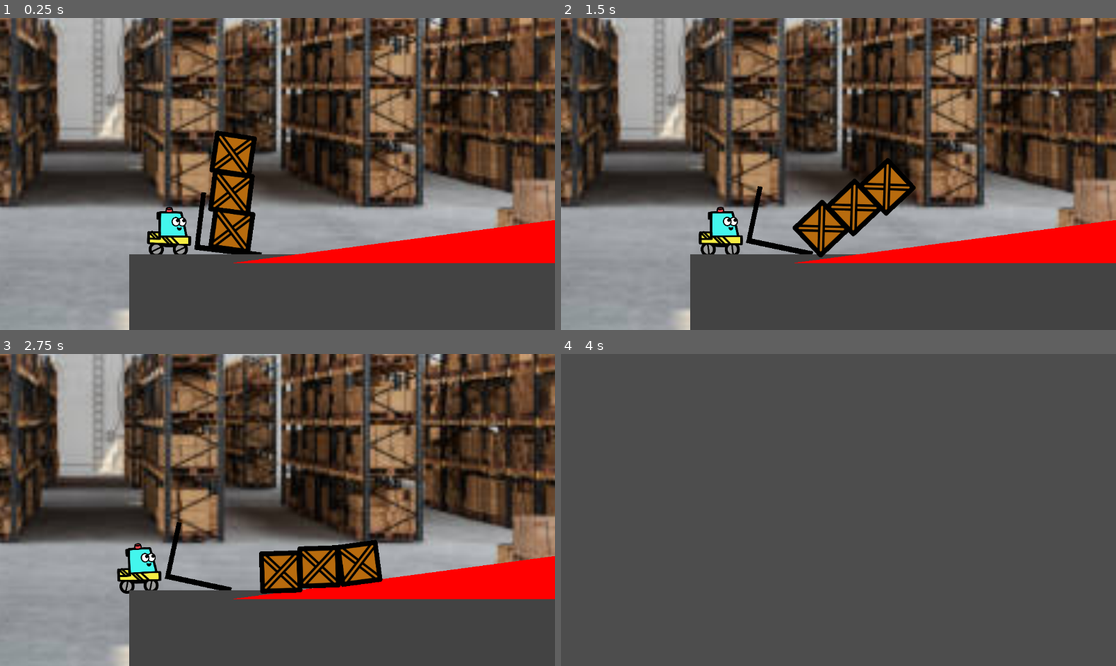
Above: before the commit, frames 1-4 (two rows, left to right).
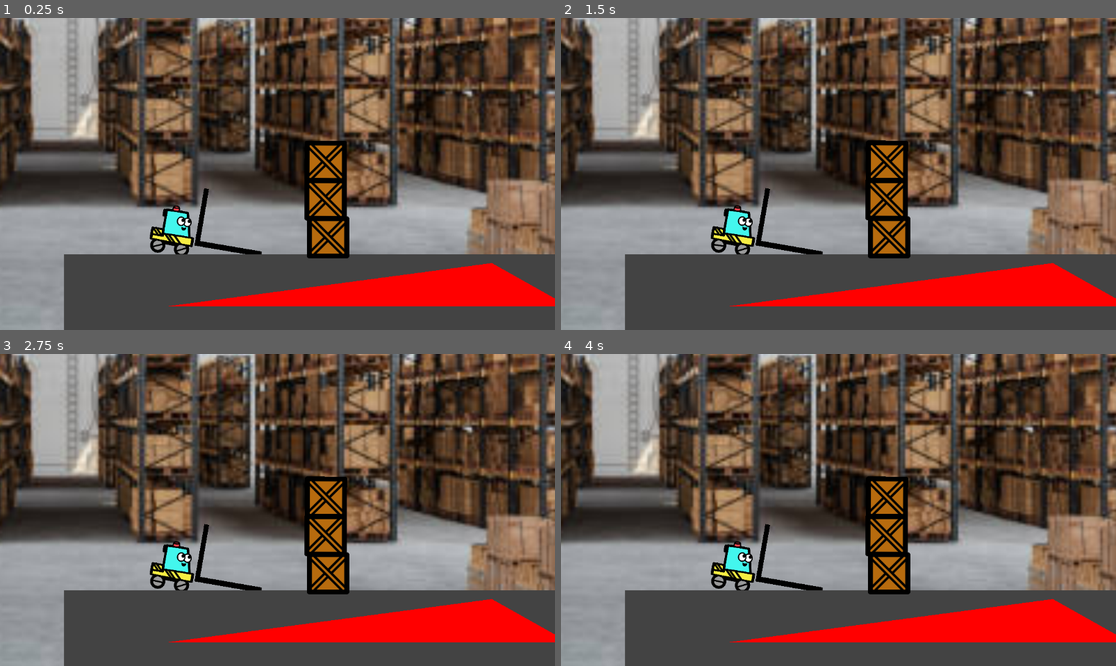
Above: after the commit, the same moments.

Repository: CourtlandCrouchet/OneTrip
Game: Godot game, scene res://Scenes/main.tscn
The game is run twice, just before and just after one commit, with the same random seed, the same clock (stepped at 60 frames per second) and the same inputs.
Inputs:
- Up to frame 1 (0.25 s): no input
- Up to frame 2 (1.5 s): hold E (rotate_right, bound only after the commit) 0.53-1.28 s; hold Q (rotate_left, bound only after the commit) from 1.28 s (still down)
- Up to frame 3 (2.75 s): release Q (rotate_left, bound only after the commit) at 2.03 s; hold E (rotate_right, bound only after the commit) from 2.03 s (still down)
- Up to frame 4 (4 s): release E (rotate_right, bound only after the commit) at 3.53 s; hold Q (rotate_left, bound only after the commit) from 3.53 s (still down)

The runs differ from the first frame. In frame 1, 56% of the frame differs, in the area x 0-100%, y 0-100%; in frame 2, 56%; in frame 3, 57%; in frame 4, 77%.

Commit message:
Fixed it :)

Diff:
--- a/Scenes/arm.tscn
+++ b/Scenes/arm.tscn
@@ -1,40 +1,29 @@
-[gd_scene load_steps=6 format=3 uid="uid://curu24h07whn7"]
+[gd_scene load_steps=4 format=3 uid="uid://curu24h07whn7"]
 
 [sub_resource type="PhysicsMaterial" id="PhysicsMaterial_s0kvt"]
 absorbent = true
 
-[sub_resource type="RectangleShape2D" id="RectangleShape2D_xiy7i"]
-size = Vector2(2, 24)
-
-[sub_resource type="Gradient" id="Gradient_ruc5e"]
+[sub_resource type="Gradient" id="Gradient_fdbr6"]
 offsets = PackedFloat32Array(0)
 colors = PackedColorArray(0, 0, 0, 1)
 
 [sub_resource type="GradientTexture1D" id="GradientTexture1D_ksknm"]
-gradient = SubResource("Gradient_ruc5e")
-
-[sub_resource type="RectangleShape2D" id="RectangleShape2D_mqrgc"]
-size = Vector2(28, 2)
+gradient = SubResource("Gradient_fdbr6")
 
 [node name="Arm" type="RigidBody2D"]
 position = Vector2(0, -3)
-mass = 0.2
+mass = 5.0
 physics_material_override = SubResource("PhysicsMaterial_s0kvt")
-
-[node name="VCollisionShape2D" type="CollisionShape2D" parent="."]
-position = Vector2(1, -9)
-shape = SubResource("RectangleShape2D_xiy7i")
 
 [node name="VSprite2D" type="Sprite2D" parent="."]
 position = Vector2(0.999999, -9)
 scale = Vector2(0.00781251, 24)
 texture = SubResource("GradientTexture1D_ksknm")
 
-[node name="HCollisionShape2D2" type="CollisionShape2D" parent="."]
-position = Vector2(14, 2)
-shape = SubResource("RectangleShape2D_mqrgc")
-
 [node name="HSprite2D" type="Sprite2D" parent="."]
 position = Vector2(14, 2)
 scale = Vector2(0.109375, 2.25)
 texture = SubResource("GradientTexture1D_ksknm")
+
+[node name="CollisionPolygon2D" type="CollisionPolygon2D" parent="."]
+polygon = PackedVector2Array(0, 0, 0, -21, 2, -21, 2, 1, 28, 1, 28, 3, 0, 3)
--- a/Scenes/box.tscn
+++ b/Scenes/box.tscn
@@ -3,13 +3,16 @@
 [ext_resource type="Texture2D" uid="uid://bgveym5k01bch" path="res://Sprites/slice2.svg" id="1_i6bum"]
 
 [sub_resource type="PhysicsMaterial" id="PhysicsMaterial_h3ibi"]
+friction = 100.0
 absorbent = true
 
 [sub_resource type="RectangleShape2D" id="RectangleShape2D_3kqoj"]
 size = Vector2(16, 16)
 
 [node name="Box" type="RigidBody2D"]
+mass = 0.1
 physics_material_override = SubResource("PhysicsMaterial_h3ibi")
+can_sleep = false
 
 [node name="Sprite2D" type="Sprite2D" parent="."]
 scale = Vector2(0.125, 0.125)
--- a/Scenes/main.tscn
+++ b/Scenes/main.tscn
@@ -40,8 +40,8 @@
 polygon = PackedVector2Array(312, -48, 320, -48, 320, -8, 312, -8)
 
 [node name="Player" parent="." instance=ExtResource("2_1okup")]
-position = Vector2(16, 8)
-mass = 30.0
+position = Vector2(43, 8)
+mass = 50.0
 
 [node name="Camera2D" type="Camera2D" parent="Player"]
 position = Vector2(45, -20)
@@ -60,13 +60,13 @@
 position = Vector2(0, 22)
 
 [node name="Hill" parent="." instance=ExtResource("4_blmfu")]
-position = Vector2(42, 25)
+position = Vector2(42, 43)
 
 [node name="Box3" parent="." instance=ExtResource("3_nybnc")]
-position = Vector2(39, -37)
+position = Vector2(108, -32)
 
 [node name="Box2" parent="." instance=ExtResource("3_nybnc")]
-position = Vector2(39, -19)
+position = Vector2(108, -14)
 
 [node name="Box" parent="." instance=ExtResource("3_nybnc")]
-position = Vector2(40, 0)
+position = Vector2(109, 5)
--- a/Scenes/player.tscn
+++ b/Scenes/player.tscn
@@ -1,7 +1,6 @@
-[gd_scene load_steps=10 format=3 uid="uid://b0lcnp5xrh7j6"]
+[gd_scene load_steps=11 format=3 uid="uid://b0lcnp5xrh7j6"]
 
 [ext_resource type="Script" path="res://Scripts/player.gd" id="1_n61yp"]
-[ext_resource type="PackedScene" uid="uid://curu24h07whn7" path="res://Scenes/arm.tscn" id="2_ihkd7"]
 [ext_resource type="Texture2D" uid="uid://bqxfxplx645fn" path="res://Sprites/slice3.svg" id="2_kqw2i"]
 [ext_resource type="Texture2D" uid="uid://dbfkn3y6oj0ts" path="res://Sprites/slice1.svg" id="3_q6n6w"]
 
@@ -20,9 +19,18 @@
 [sub_resource type="PhysicsMaterial" id="PhysicsMaterial_kibed"]
 absorbent = true
 
+[sub_resource type="Gradient" id="Gradient_ruc5e"]
+offsets = PackedFloat32Array(0)
+colors = PackedColorArray(0, 0, 0, 1)
+
+[sub_resource type="GradientTexture1D" id="GradientTexture1D_ilwp0"]
+gradient = SubResource("Gradient_ruc5e")
+
 [node name="Player" type="RigidBody2D"]
 mass = 10.0
 physics_material_override = SubResource("PhysicsMaterial_7qnxl")
+center_of_mass_mode = 1
+center_of_mass = Vector2(10, 10)
 script = ExtResource("1_n61yp")
 
 [node name="CollisionShape2D" type="CollisionShape2D" parent="."]
@@ -65,16 +73,21 @@
 node_a = NodePath("../..")
 node_b = NodePath("..")
 
-[node name="Arm" parent="." instance=ExtResource("2_ihkd7")]
-position = Vector2(11, 4)
-
-[node name="PinJoint2D" type="PinJoint2D" parent="Arm"]
-position = Vector2(1.90735e-06, 2)
-node_a = NodePath("../..")
-node_b = NodePath("..")
-angular_limit_enabled = true
-
 [node name="Sprite2D" type="Sprite2D" parent="."]
 position = Vector2(0.240001, 0.4)
 scale = Vector2(0.06, 0.06)
 texture = ExtResource("2_kqw2i")
+
+[node name="CollisionPolygon2D" type="CollisionPolygon2D" parent="."]
+position = Vector2(10, 4)
+polygon = PackedVector2Array(0, 0, 0, -21, 2, -21, 2, 1, 28, 1, 28, 3, 0, 3)
+
+[node name="VSprite2D" type="Sprite2D" parent="."]
+position = Vector2(11, -5)
+scale = Vector2(0.00781251, 24)
+texture = SubResource("GradientTexture1D_ilwp0")
+
+[node name="HSprite2D" type="Sprite2D" parent="."]
+position = Vector2(24, 6)
+scale = Vector2(0.109375, 2.25)
+texture = SubResource("GradientTexture1D_ilwp0")
--- a/Scripts/player.gd
+++ b/Scripts/player.gd
@@ -18,4 +18,12 @@
 	if Input.is_action_pressed("move_right"):
 		input.x += 1
 
+	#if Input.is_action_pressed("rotate_left"):
+		#$Arm.apply_torque(-1000)
+	#elif Input.is_action_pressed("rotate_right"):
+		#$Arm.apply_torque(1000)
+	#else:
+		#$Arm.angular_velocity *= 0.9
+
+
 	apply_force(input.normalized() * movement_force)
--- a/project.godot
+++ b/project.godot
@@ -29,3 +29,13 @@
 , Object(InputEventKey,"resource_local_to_scene":false,"resource_name":"","device":-1,"window_id":0,"alt_pressed":false …(183 unchanged characters)…
 ]
 }
+rotate_left={
+"deadzone": 0.5,
+"events": [Object(InputEventKey,"resource_local_to_scene":false,"resource_name":"","device":-1,"window_id":0,"alt_pressed":false,"shift_pressed":false,"ctrl_pressed":false,"meta_pressed":false,"pressed":false,"keycode":0,"physical_keycode":81,"key_label":0,"unicode":113,"location":0,"echo":false,"script":null)
+]
+}
+rotate_right={
+"deadzone": 0.5,
+"events": [Object(InputEventKey,"resource_local_to_scene":false,"resource_name":"","device":-1,"window_id":0,"alt_pressed":false,"shift_pressed":false,"ctrl_pressed":false,"meta_pressed":false,"pressed":false,"keycode":0,"physical_keycode":69,"key_label":0,"unicode":101,"location":0,"echo":false,"script":null)
+]
+}
